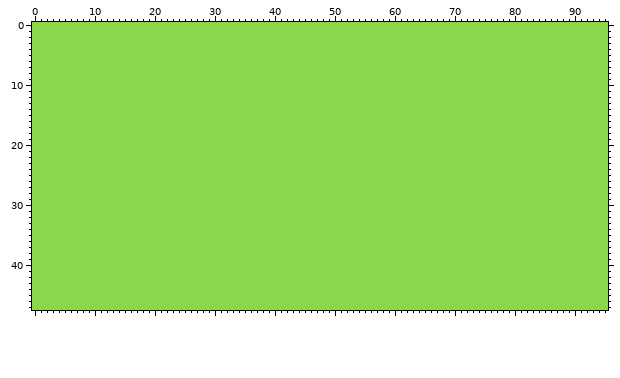
Two states of a sprite sheet, resources/Road/SafeForestRoad/tile000.png. Above, as it was before the edit.
The file is 96x48 pixels. Colours within 5 levels of each other are drawn and written as one.
And afterwards:
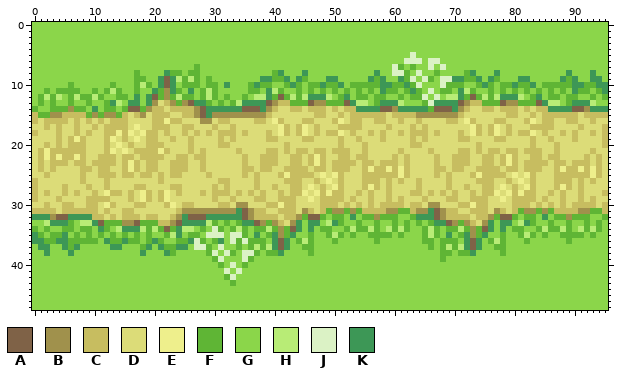
Palette (. is transparent): A #7f6247  B #a0914c  C #c7bd60  D #dcdc78  E #eeef8c  F #5fb535  G #8bd64a  H #b8ec76  J #dbf2c5  K #3d9756
The exact change:
Changed rows in their new state; - is an unchanged pixel.
first column x 0:
 5 ---------------------------------------------------------------J--------------------------------
 6 --------------------------------------------------------------JJJ-JJ----------------------------
 7 ---------------------------F--------------------------------JF-F--J-J---------------------------
 8 -----------------F----KFF-FF------------FK---K-----------K--JJF-J--F----FK---K-----------K---K--
 9 -----------------FF--KAKHFHF-F--------KKFFK-KF---KK-----KFK--KFJ-JF-JJKKFFK-KF---KK-----KFK--KK-
10 ------F------F---FHF-KAK-FFF-FF-K---FKFF--FKF-FFKFFK-FFFFFKKFFKFJ---JFFF--FKF-FFKFFK-FFFFFKKFFKK
11 --F-FFFF--F-FHF--F--KFBKF-K-FHF-----FF-KHF--F-F-F-F-F-F-F-KFF-FKF-J-FF-KHF--F-F-F-F-F-F-F-KFF-FK
12 -FHFH-FHFFHF--FF-K-KAFBFHFF-FHF-F--F-HHKFAFHFHKKKH-FK-FF-FF--F-FFJ-J-HHKFAFHFHKKKH-FK-FF-FF--F-F
13 -F-F--F--F--FKH-KK-KBDCBFBAKKF-F-FHKKKKABCCFFFABBFFFAKHH-FKKKH---FJKKKKABCCFFFABBFFFAKHH-FKKKH--
14 F--FFFBFF-K-FF-FAAFBCCDCCCCBAKKKKKKAAAKBCDDCCDCCCDCDCCKKKKAABKKKKKFAAAKBCDDCCDCCCDCDCCKKKKAABKKK
15 CFFBBCCCCFBFBBFCDCBDCCCDDCCBAKBBBBBBBBBCDDDDDDDCCDDCDCCCCCCDCCCCBBBBBBBCDDDDDDDCCDDCDCCCCCCDCCCC
16 CDCCCCDCDCDCDCCCDDDDCCECCDDDBBDCCDDDDCCDECDDDCCDDDCEDCCDDCCDDCDDCDDDDCCDECDDDCCDDDCEDCCDDCCDDCDD
17 DDCDCDDCDDCDCCCCDEDDCCCDDCCDDDCDDCDDDDDDDECDCEDCDDDCCCCDDDDCDDDCDCDDDDDDDECDCEDCDDDCCCCDDDDCDDDC
18 CDDDCDDCDCDDCCECEDECCDCDDCDCDCDCCCDCDDDCDECDCEDCDCCEDCDDCDCDDCDCCCDCDDDCDECDCEDCDCCEDCDDCDCDDCDC
19 DDDDCDCECDDDCEDCDEDCCDDCDDCDDDDCDCDDDDDCCDDDDCCDDDDCDDCDDDCDDDDCDCDDDDDCCDDDDCCDDDDCDDCDDDCDDDDC
20 DDCDCDCCCDDDCDEDCDDCCCDDDDCDDDDCCDDDDDDDDDCDDDDDDDDCDDDCDDDDDDDCCDDDDDDDDDCDDDDDDDDCDDDCDDDDDDDC
21 DCECCCCCCDDDCEDEDCCCCECDDDCDCDDDDDCDDDDCCDCDCCDCCDCCCDDCDDDDDCDDDDCDDDDCCDCDCCDCCDCCCDDCDDDDDCDD
22 DCECECCECDDCCCDCCDCCCCDDCCDCCDDDDDDCDDCCCDDCCDCECDDCCDCCDDDDCDCDDDDCDDCCCDDCCDCECDDCCDCCDDDDCDCD
23 DCDCCCDCCDCCCCDCECDCCDDCCCDDCDDDDDDCDDCCCDDCCDCECDCCCCDCCDCCCDCDDDDCDDCCCDDCCDCECDCCCCDCCDCCCDCD
24 DCDCDDDDCCDCCDDCECDCCDDCCCDDCDDDDDDCCDCCDDCCCCDCCDCCCDDCECCECECDDDDCCDCCDDCCCCDCCDCCCDDCECCECECD
25 DDCDDDDDCDDCCCDCCDCCDCDCCDDDDCDDDDDCDCDDDCECCCCDEDECDDDCCCCCCECDDDDCDCDDDCECCCCDEDECDDDCCCCCCECD
26 CDDDDDDDCDDDCDDDDDDDDCDDDDDDDDDCCDDDDCDDDDCCCDDCDEDCDDDCCCDCDCDDCDDDDCDDDDCCCDDCDEDCDDDCCCDCDCDD
27 CDDDDCDDDCDDCDDDDCCDDDDCCDDDDDCDCDDDDCDDCDDCCDEDCDECDDDCECDCDDDDCDDDDCDDCDDCCDEDCDECDDDCECDCDDDD
28 CDCDDCDCDDCDECCDCDECDCEDCDDDCDCCCDCDCDCDDCDCCEDECECCDDCDCDDCDDDCCDCDCDCDDCDCCEDECECCDDCDCDDCDDDC
29 CDDDCDDDDCCCCDDDCDECDCEDDDDDDDCDDCDDDCCDDCCCDDEDCCCCDCDDCDDCDCDDDCDDDCCDDCCCDDEDCCCCDCDDCDDCDCDD
30 DDCDDCCDDCCDECDDDCCDDDCEDCCDDDDCCDBBDDDCCECCDDDDCCCDCDCDCDCCCCDCCDBBDDDCCECCDDDDCCCDCDCDCDCCCCDC
31 CCCCDCCCCCCDCDDCCDDDDDDDCBBBBBBBBBKABCCDDCCCDBCDCFBBFBFCCCCBBFFCBBKABCCDDCCCDBCDCFBBFBFCCCCBBFFC
32 KKKBAAKKKKCCDCDCCCDCCDDCBKAAAKKKKKKABCCCCDCCBFAAF-FF-K-FFBFFF--FKKKABCCCCDCCBFAAF-FF-K-FFBFFF--F
33 --HKKKF-HHKAFFFBBAFFFCCBAKKKKHF-F-FKKABFBCDBK-KK-HKF--F--F--F-F-F-FKKABFBCDBK-KK-HKF--F--F--F-F-
34 F-F--FF-FF-KF-HKKKHFHFAFKHH-F-JF-FHF-FFHFBFAK-K-FF--FHFFHF-HFHF--FHF-FFHFBFAK-K-FF--FHFFHF-HFHF-
35 KF-FFK-F-F-F-F-F-F-F--FHK-FF-JJJ-JJF-K-FKBFK--F--FHF-F--FFFF-F---FHF-K-FKBFK--F--FHF-F--FFFF-F--
36 KKFFKKFFFFF-KFFKFF-FKF--FFKJF-FK-JFJFFF-KAK-FHF---F------F-------FF-FFF-KAK-FHF---F------F------
37 -KK--KFK-----KK---FK-KFFKK-JJF-J--F-FHFHKAK--FF-------------------F-FHFHKAK--FF-----------------
38 --K---K-----------K---KF-----FJ-JF-JJF-FFK----F---------------------FF-FFK----F-----------------
39 ------------------------------FJ---JF-------------------------------F---------------------------
40 -------------------------------F-J-F------------------------------------------------------------
41 --------------------------------J-J-------------------------------------------------------------
42 --------------------------------FJ--------------------------------------------------------------
43 ---------------------------------F--------------------------------------------------------------
Changed places in both pictures, as pixel boxes (x1, y1, x2, y2):
changed: (32, 52, 608, 286)
